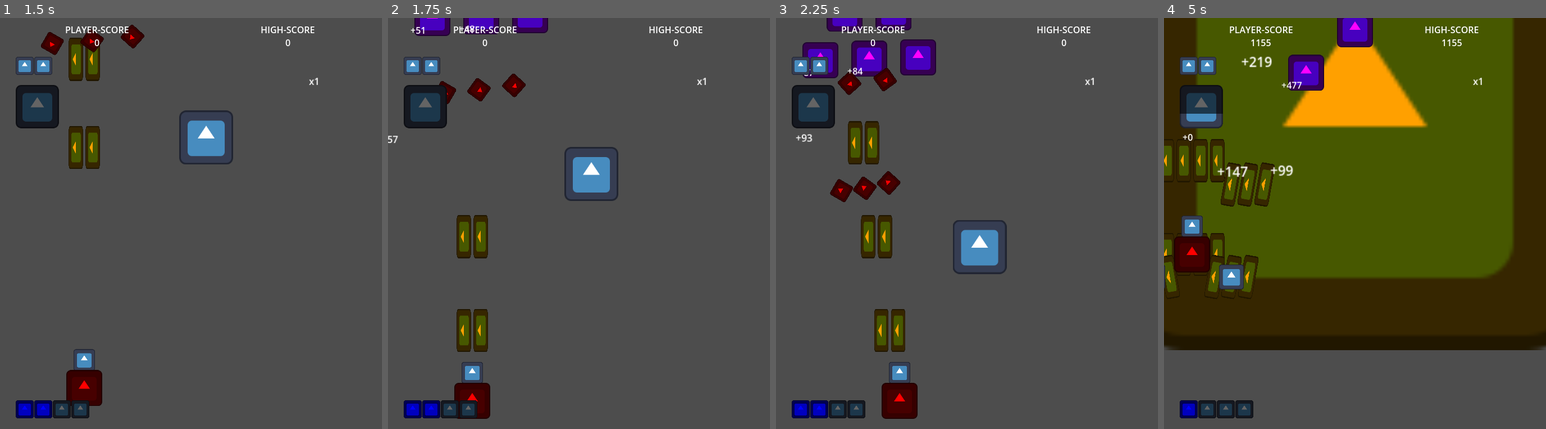
Above: before the commit, frames 1-4 (left to right).
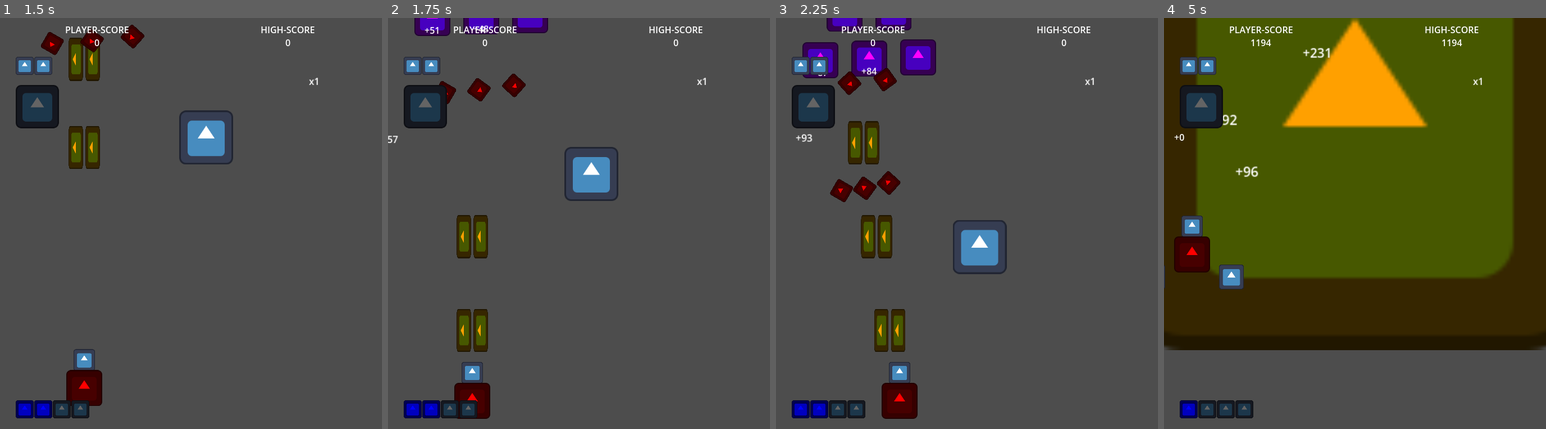
Above: after the commit, the same moments.

Repository: Zeroeth-0/Gatogun
Game: Godot game, scene res://scenes/UI/title_screen.tscn
Same seed, same stepped clock (60 frames per second), same inputs: the game is played once before the commit and once after it. The engine's default icon, where the game draws it, is replaced by a stand-in: a white triangle on a blue panel in a dark square.
Inputs:
- Up to frame 1 (1.5 s): tap Enter (Start) at 0.5 s; hold Right (RIGHT) 0.53-1.28 s; hold Z (A) 0.53-1.28 s; tap X (B) at 0.8, 1.35 s; hold Down (DOWN) from 1.28 s (still down)
- Up to frame 2 (1.75 s): keep holding Down (DOWN); tap C (C) at 1.55 s
- Up to frame 3 (2.25 s): release Down (DOWN) at 2.03 s; hold Right (RIGHT) from 2.03 s (still down); hold C (C) from 2.03 s (still down)
- Up to frame 4 (5 s): tap Z (A) at 2.3, 2.85, 4.55 s; release Right (RIGHT) at 2.78 s; release C (C) at 2.78 s; hold Up (UP) 2.78-3.53 s; tap X (B) at 3.05, 3.6 s; hold C (C) 3.53-4.28 s; hold Left (LEFT) from 3.53 s (still down); tap C (C) at 4.35 s

Frame 1 is identical in both runs. In frame 2, 0.1% of the frame differs, in the area x 5-27%, y 1-4%; in frame 3, less than 0.1%; in frame 4, 4.6%, in the area x 0-79%, y 0-67%.

Commit message:
Much needed BALANCE

Diff:
--- a/scenes/enemies/base/enemy.tscn
+++ b/scenes/enemies/base/enemy.tscn
@@ -44,9 +44,7 @@
 debug_color = Color(0, 1, 0, 0.419608)
 
 [node name="EnemyCombo" parent="." instance=ExtResource("3_38ino")]
-offset_left = -75.0
 offset_top = 10.0
-offset_right = 25.0
 offset_bottom = 50.0
 
 [connection signal="area_entered" from="Hitbox" to="." method="_on_hitbox_area_entered"]
--- a/source/UI/enemy_combo.gd
+++ b/source/UI/enemy_combo.gd
@@ -5,14 +5,14 @@
 var isShowing := false
 var freeSet := false
 
-var freeDuration := 0.5    # Tiempo de vida
-var finalScale := Vector2(1.5, 1.5)  # Tamaño final
+var freeDuration := 0.5 # Tiempo de vida
+var finalScale := Vector2(1.5, 1.5) # Tamaño final
 
 # Parpadeo
-var blinkCount := 3      # Parpadeos
-var offTime := 0.07   # Tiempo apagado
-var onTime := 0.07   # Tiempo encendido
-var startDelay := 0.3   # Retraso parpadeo
+var blinkCount := 3 # Parpadeos
+var offTime := 0.07 # Tiempo apagado
+var onTime := 0.07 # Tiempo encendido
+var startDelay := 0.3 # Retraso parpadeo
 
 func show_combo():
 	text = "+" + str(SCORE.combo)
--- a/source/bullets/player_bullet.gd
+++ b/source/bullets/player_bullet.gd
@@ -19,11 +19,14 @@
 	match BulletType:
 		BulletEnum.LASER:
 			var full_scale := 0.5 + (WEAPON.laserLvl * 0.25)
-			damage = WEAPON.laserLvl + 1.0
 			scale = Vector2(full_scale, full_scale)
 			lifeTime = 0.3
-		BulletEnum.BOMB: lifeTime = 3.0
-		BulletEnum.CHARGE: lifeTime = 1.5
+		BulletEnum.BOMB:
+			lifeTime = 3.0
+			damage = 200
+		BulletEnum.CHARGE:
+			lifeTime = 1.5
+			damage = 75
 		BulletEnum.BURST: lifeTime = 1.5
 
 func _process(delta: float) -> void:
--- a/source/enemies/enemy_gatogun.gd
+++ b/source/enemies/enemy_gatogun.gd
@@ -14,13 +14,16 @@
 var lastBullet
 var pulseMarked := false
 var byBomb := false
+var halvedHealth := false
+var emitter: Node2D = null
 
 # === FLUJO DE COMPORTAMIENTO ===
 func _ready() -> void:
+	if $Emitter: emitter = $Emitter
 	match typeEnum:
-		EnemyType.STD: health = 15
-		EnemyType.MID: health = 50
-		EnemyType.ELITE: health = 100
+		EnemyType.STD: health = 16
+		EnemyType.MID: health = 80
+		EnemyType.ELITE: health = 160
 
 	if isGround: $Hurtbox.add_to_group("Ground")
 	else: $Hitbox.add_to_group("Damage")
@@ -37,7 +40,19 @@
 	for a in overlap:
 		if a.is_in_group("Charge"):
 			pulseMarked = true
-			health -= delta
+			health -= delta * a.damage
+
+	# Vulnerabilidad post-1er disparo
+	if emitter != null and !halvedHealth:
+		match typeEnum:
+			EnemyType.ELITE:
+				if emitter.totalRounds == 2:
+					health = health /2
+					halvedHealth = true
+			_:
+				if emitter.totalRounds == 1:
+					health = health / 2
+					halvedHealth = true
 
 	match currentStage:
 		"childhood":
@@ -96,9 +111,9 @@
 	if area.is_in_group("Player") and isGround:
 		canShoot = false
 	if area.is_in_group("Bomb"):
+		print(area.damage)
 		byBomb = true
 		health -= area.damage
-	if area.is_in_group("Pulse"): pulseMarked = true
 
 func _on_hurtbox_area_exited(area: Node) -> void:
 	if area.is_in_group("Player") and isGround: canShoot = true
--- a/source/weapons/emitter.gd
+++ b/source/weapons/emitter.gd
@@ -90,6 +90,7 @@
 var usableArms: int
 var rank := float(SCORE.rank)
 var bRound: int = 0
+var totalRounds: int = 0
 
 func _ready() -> void:
 	usableArms = arms
@@ -171,6 +172,9 @@
 		# Si sobró tiempo antes del siguiente warmUp, esperamos lo que falta
 		if timeSinceLastBurst < warmUp: await get_tree().create_timer(warmUp - timeSinceLastBurst, false).timeout
 
+		# Contar rondas disparadas
+		totalRounds += 1
+
 func fire(currentSpeed: float) -> void:
 	var spreadStep
 	var divisor
